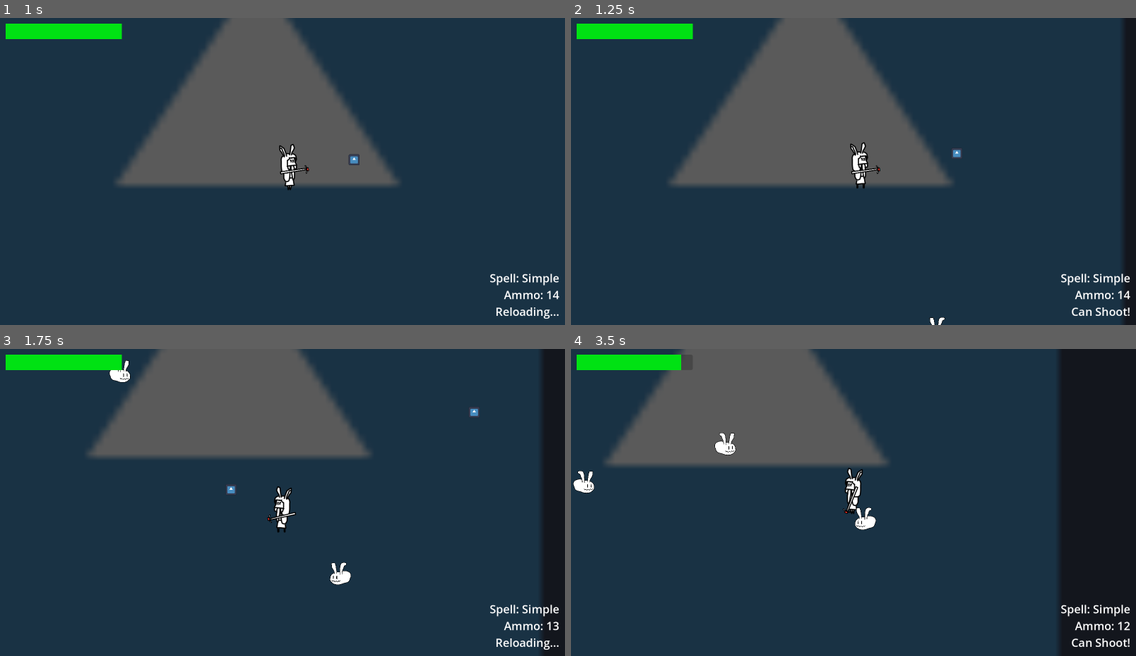
Above: before the commit, frames 1-4 (two rows, left to right).
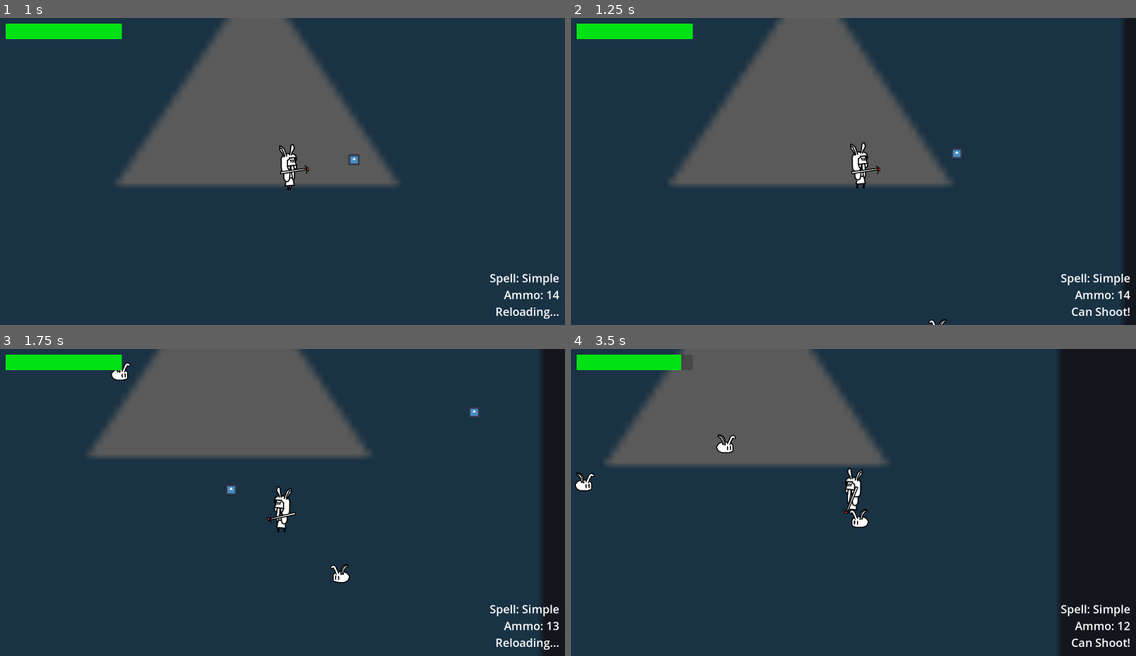
Above: after the commit, the same moments.

Repository: AgilMonkey/Wild-Bun-Magic
Game: Godot game, scene res://levels/main_test_scene/main_test_scene.tscn
Two runs of this game, one before a commit and one after it. Both use one fixed random seed, a clock stepped at 60 frames per second and the inputs below. The engine's default icon, where the game draws it, is replaced by a stand-in: a white triangle on a blue panel in a dark square.
Inputs (mouse positions are in pixels of both pictures, inside the frame that each line leads up to):
- Up to frame 1 (1 s): tap Enter at 0.5 s; move the mouse to (406, 156) at 0.52 s; hold D (move_right) from 0.53 s (still down); click (406, 156) at 0.6 s
- Up to frame 2 (1.25 s): keep holding D (move_right)
- Up to frame 3 (1.75 s): move the mouse to (169, 517) at 1.27 s; release D (move_right) at 1.28 s; hold S (move_down) from 1.28 s (still down); tap Shift (dash) at 1.35 s; click (169, 517) at 1.55 s
- Up to frame 4 (3.5 s): move the mouse to (910, 434) at 2.02 s; release S (move_down) at 2.03 s; hold D (move_right) 2.03-2.78 s; click (910, 434) at 2.1 s; move the mouse to (825, 563) at 2.77 s; hold W (move_up) from 2.78 s (still down); click (825, 563) at 2.85 s

Frame 1 is identical in both runs. In frame 2, less than 0.1% of the frame differs, in the area x 63-67%, y 97-100%; in frame 3, 0.3%; in frame 4, 0.5%, in the area x 0-54%, y 27-59%.

Commit message:
Make y sorting work, also spawn the needed stuff in the current scene

Diff:
--- a/entities/enemies/Enemy.tscn
+++ b/entities/enemies/Enemy.tscn
@@ -4,14 +4,15 @@
 [ext_resource type="PackedScene" uid="uid://dbb54nr1beapg" path="res://entities/health_drop/health_drop.tscn" id="2_kg1dj"]
 [ext_resource type="PackedScene" uid="uid://ctqbx520r1gsq" path="res://commons/attackbox/attackbox_component.tscn" id="2_paah2"]
 [ext_resource type="Script" uid="uid://bfgcawdmt8vox" path="res://entities/enemies/follow_player.gd" id="3_82qr8"]
-[ext_resource type="Texture2D" uid="uid://4ug6y6vsnpfm" path="res://entities/player/assets/enemy.png" id="3_kg1dj"]
+[ext_resource type="Texture2D" uid="uid://cph0nn63lko2v" path="res://entities/enemies/assets/enemy2.png" id="3_oxdrg"]
 [ext_resource type="Script" uid="uid://cl5g6pwsy7x6j" path="res://entities/enemies/simple_attacking.gd" id="4_rfvys"]
 [ext_resource type="Script" uid="uid://ctvcfg16g1pkt" path="res://commons/health/health_component.gd" id="5_i8idp"]
 [ext_resource type="Script" uid="uid://d2ssuuarj6kcv" path="res://commons/hitbox/hitbox_component.gd" id="6_ae7xc"]
 [ext_resource type="Script" uid="uid://ck82pbmrvnc4n" path="res://entities/enemies/enemy_animation.gd" id="9_oxdrg"]
 
-[sub_resource type="CircleShape2D" id="CircleShape2D_nwexf"]
-radius = 32.0
+[sub_resource type="CapsuleShape2D" id="CapsuleShape2D_oxdrg"]
+radius = 18.0
+height = 58.0
 
 [sub_resource type="CircleShape2D" id="CircleShape2D_paah2"]
 radius = 40.0
@@ -28,12 +29,15 @@
 chance_to_drop_health = 0.05
 
 [node name="EnemySprite" type="Sprite2D" parent="."]
-position = Vector2(0, -8)
-scale = Vector2(0.08, 0.08)
-texture = ExtResource("3_kg1dj")
+y_sort_enabled = true
+scale = Vector2(0.0735, 0.0735)
+texture = ExtResource("3_oxdrg")
+offset = Vector2(10.2041, -112.245)
 
 [node name="CollisionShape2D" type="CollisionShape2D" parent="."]
-shape = SubResource("CircleShape2D_nwexf")
+position = Vector2(2, 5)
+rotation = 1.57079
+shape = SubResource("CapsuleShape2D_oxdrg")
 debug_color = Color(0, 0.6, 0.701961, 0)
 
 [node name="AttackboxComponent" parent="." instance=ExtResource("2_paah2")]
@@ -43,6 +47,19 @@
 [node name="CollisionShape2D" type="CollisionShape2D" parent="AttackboxComponent"]
 shape = SubResource("CircleShape2D_paah2")
 debug_color = Color(0.790018, 0.13228, 0.272505, 0.42)
+
+[node name="HitboxComponent" type="Area2D" parent="." node_paths=PackedStringArray("health")]
+script = ExtResource("6_ae7xc")
+health = NodePath("../HealthComponent")
+metadata/_custom_type_script = "uid://d2ssuuarj6kcv"
+
+[node name="CollisionShape2D" type="CollisionShape2D" parent="HitboxComponent"]
+shape = SubResource("RectangleShape2D_ae7xc")
+debug_color = Color(0.0417786, 0.650393, 0, 0.42)
+
+[node name="EnemyAnimation" type="Node2D" parent="." node_paths=PackedStringArray("enemy_sprite")]
+script = ExtResource("9_oxdrg")
+enemy_sprite = NodePath("../EnemySprite")
 
 [node name="FollowPlayer" type="Node" parent="."]
 script = ExtResource("3_82qr8")
@@ -58,16 +75,4 @@
 max_health = 50
 metadata/_custom_type_script = "uid://ctvcfg16g1pkt"
 
-[node name="HitboxComponent" type="Area2D" parent="." node_paths=PackedStringArray("health")]
-script = ExtResource("6_ae7xc")
-health = NodePath("../HealthComponent")
-metadata/_custom_type_script = "uid://d2ssuuarj6kcv"
-
-[node name="CollisionShape2D" type="CollisionShape2D" parent="HitboxComponent"]
-shape = SubResource("RectangleShape2D_ae7xc")
-
-[node name="EnemyAnimation" type="Node2D" parent="." node_paths=PackedStringArray("enemy_sprite")]
-script = ExtResource("9_oxdrg")
-enemy_sprite = NodePath("../EnemySprite")
-
 [connection signal="health_reached_zero" from="HealthComponent" to="." method="_on_health_component_health_reached_zero"]
--- a/entities/enemies/enemy.gd
+++ b/entities/enemies/enemy.gd
@@ -18,4 +18,4 @@
 func drop_health():
 	var health: Node2D = health_pickup_instance.instantiate()
 	health.global_position = global_position
-	get_tree().root.call_deferred("add_child", health)
+	get_tree().current_scene.call_deferred("add_child", health)
--- a/entities/managers/spawn_manager/SpawnManager.gd
+++ b/entities/managers/spawn_manager/SpawnManager.gd
@@ -25,7 +25,7 @@
 func spawn_enemy():
 	var enemy_instance: Node2D = enemy_instance.instantiate()
 	enemy_instance.global_position = get_enemy_rand_position()
-	get_tree().root.call_deferred("add_child", enemy_instance)
+	get_tree().current_scene.call_deferred("add_child", enemy_instance)
 
 
 func get_enemy_rand_position() -> Vector2:
--- a/entities/player/player.tscn
+++ b/entities/player/player.tscn
@@ -202,6 +202,7 @@
 position_smoothing_speed = 10.0
 
 [node name="PlayerSprite" type="Sprite2D" parent="."]
+y_sort_enabled = true
 position = Vector2(-2, -13)
 texture = ExtResource("2_a1qjk")
 
--- a/entities/spells/shotgun_spell/shotgun_spell.gd
+++ b/entities/spells/shotgun_spell/shotgun_spell.gd
@@ -31,7 +31,7 @@
 		bullet.global_rotation = global_rotation
 		bullet.rotate(deg_to_rad(start_rot))
 		bullet.velocity = bullet.global_transform.x * speed
-		get_tree().root.add_child(bullet)
+		get_tree().current_scene.add_child(bullet)
 		start_rot += 20
 
 	await get_tree().create_timer(rate_of_fire).timeout
--- a/entities/spells/simple_spell/simple_spell.gd
+++ b/entities/spells/simple_spell/simple_spell.gd
@@ -23,7 +23,7 @@
 	bullet.damage = damage
 	bullet.global_position = global_position
 	bullet.velocity = global_transform.x * speed
-	get_tree().root.add_child(bullet)
+	get_tree().current_scene.add_child(bullet)
 
 	await get_tree().create_timer(rate_of_fire).timeout
 	is_shooting = false
--- a/levels/main_test_scene/main_test_scene.tscn
+++ b/levels/main_test_scene/main_test_scene.tscn
@@ -9,10 +9,12 @@
 [ext_resource type="PackedScene" uid="uid://bl0spk6gymtey" path="res://entities/enemies/Enemy.tscn" id="6_k73vk"]
 
 [node name="main_test_scene" type="Node2D"]
+y_sort_enabled = true
 script = ExtResource("1_jvi5a")
 
 [node name="Background" type="Sprite2D" parent="."]
 modulate = Color(0.355314, 0.355314, 0.355314, 1)
+z_index = -10
 scale = Vector2(24.8906, 24.8906)
 texture = ExtResource("1_0ppp4")
 metadata/_edit_lock_ = true
Renamed: entities/player/assets/enemy.png -> entities/enemies/assets/enemy.png
Not shown, changed: entities/enemies/assets/enemy.png.import
Binary file added: entities/enemies/assets/enemy2.png
Not shown, added: entities/enemies/assets/enemy2.png.import
Not shown, added: other/art_stuff/enemy2.kra
